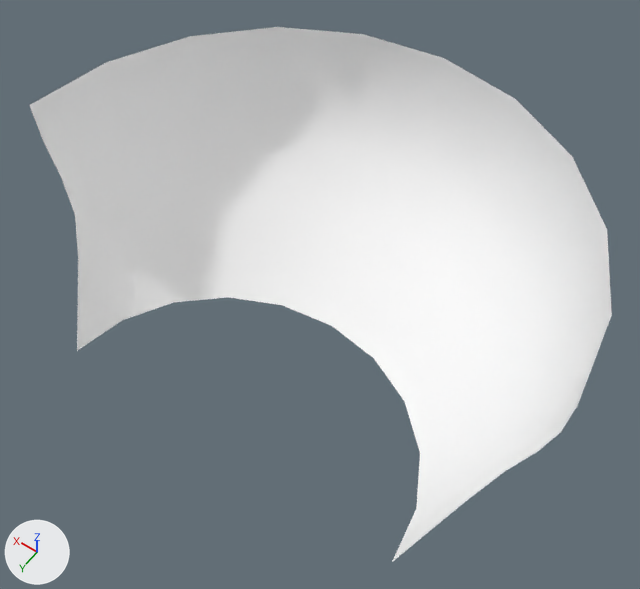
The glTF model Assets/StreamingAssets/Models/Eyes/honsey-eyes.gltf as it was, and as the next commit left it.
Both versions are drawn from a camera (50 mm lens) standing at (-0.0145, -0.0253, 0.0021) and looking at (-0.0005, -0.0449, -0.0287). The lights are fixed; the arrows at lower left show +X, +Y and +Z. Where no turn or scale is listed for an object, it has been applied to the vertices.

The first picture shows 'honsey-face-eyes'.
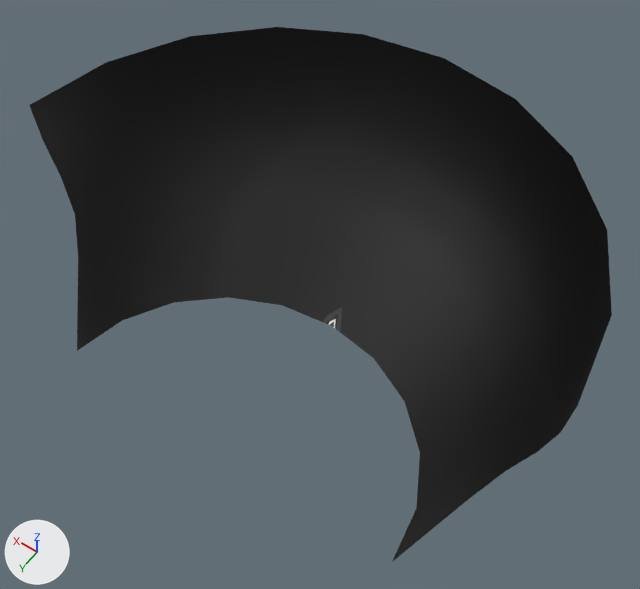
The newer file is also turned or shifted as a whole; pictures and numbers use the older file's frame.

Where the change shows, as pixel boxes (x1, y1, x2, y2) in the pictures (640 x 589 px):
'honsey-face-eyes', surface changed (white to black): (30, 27, 612, 562) in both

What changed in the scene script:
```text
Add img_neutral_happy:
    img_neutral_happy = load_image('Neutral_Happy', '_unpacked/Neutral_Happy', 2048, 2048, 'sRGB')
Change mat_horse_color_1:
    remove mat_horse_color_1.base_color = (1.0, 1.0, 1.0)  # white #ffffff
    add mat_horse_color_1.texture = img_neutral_happy
```
